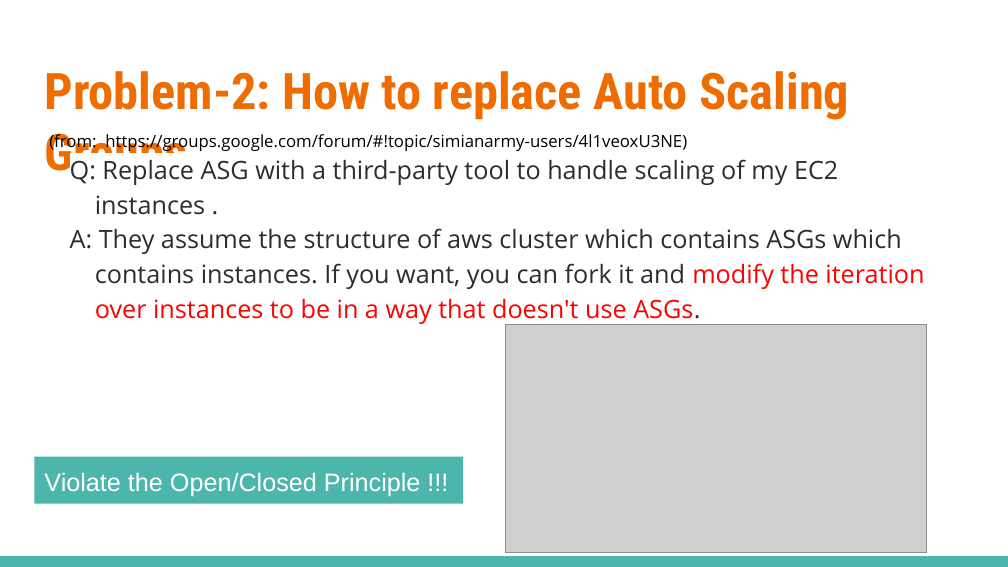
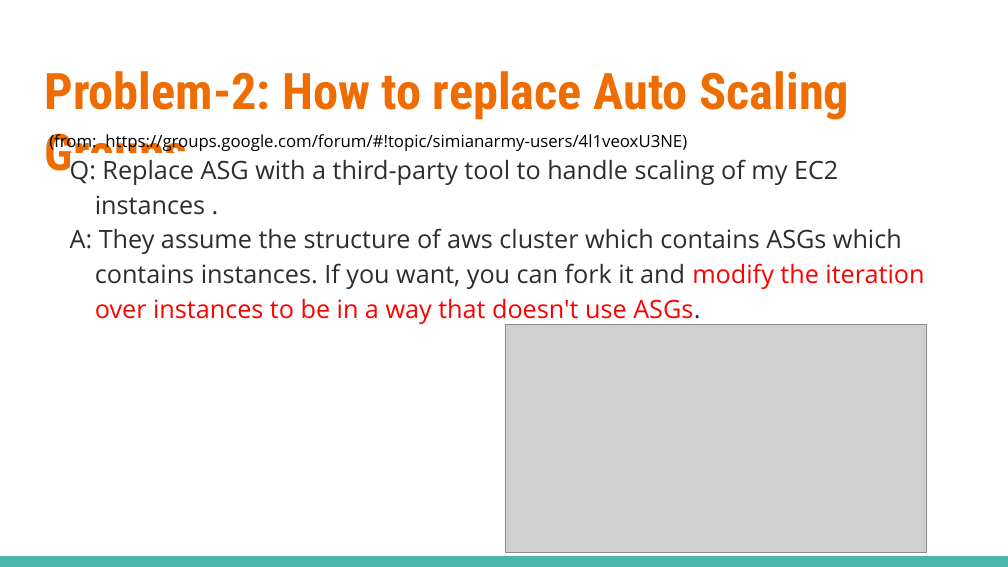
Before and after one commit to allen1759/NTU105-2_Software-Engineering, a slide deck: slide 17 of MeetingMinutes/SimianArmy_RelatedFiles/Final Conformity.pptx (slide 18 before the commit). Drawn at 1008x567 pixels with LibreOffice and Linux fonts; fonts in the diff are those of the drawing; grey boxes stand for pictures. Boxes give left, top, right and bottom in pixels: in the first picture for what was removed or moved away, otherwise in the second. Text is boxed around its words. In the diff, an @@ line names an element or a change of style, - is before the commit and + after.

```diff
--- a/MeetingMinutes/SimianArmy_RelatedFiles/Final Conformity.pptx
+++ b/MeetingMinutes/SimianArmy_RelatedFiles/Final Conformity.pptx
@@ rectangle removed at [34,457,464,504] @@
-Violate the Open/Closed Principle !!!
```
Also in this commit, not shown: 1 other slide changed, 2 slides removed.
